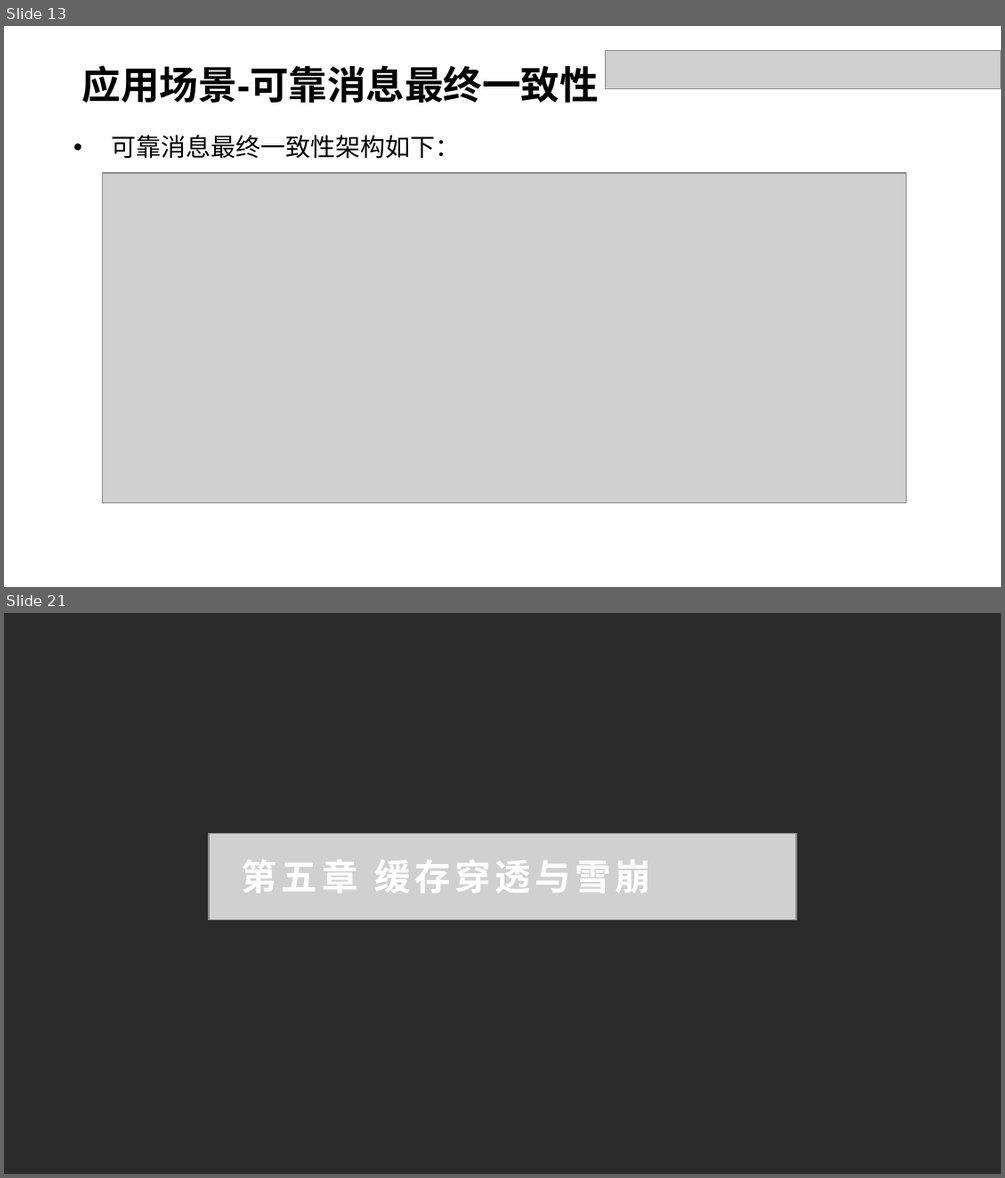
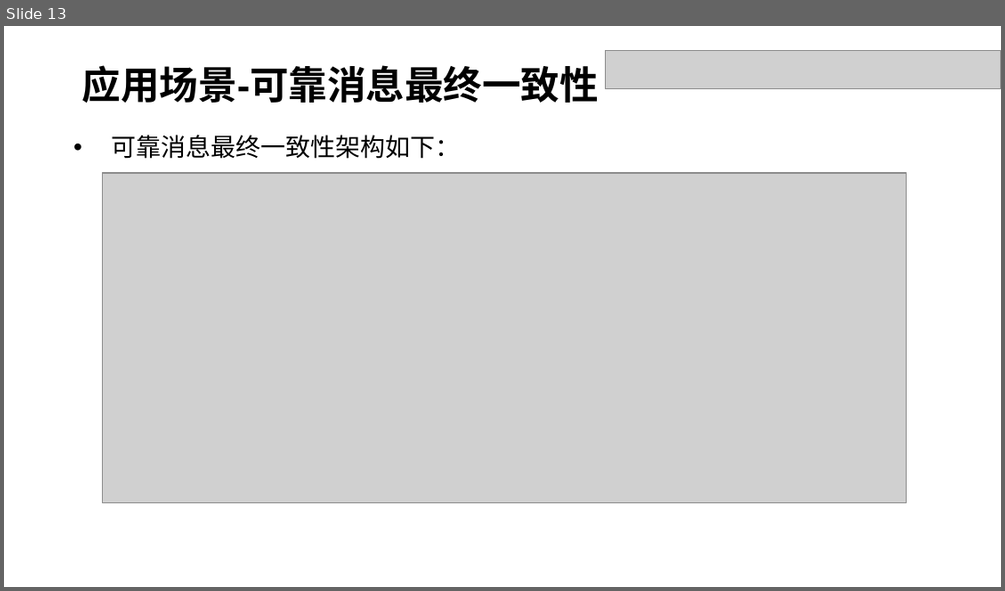
Before and after one commit to dxh122685692/doc, a slide deck: 分享.pptx. Shown one above the other, each under a label of ours: slides 13 and 21 before the commit, slide 13 after it; the slides between them are not shown. The pictures are 1005x1178 and 1005x591 pixels, drawn with LibreOffice and Linux fonts; fonts in the diff are those of the drawing; grey boxes stand for pictures; background and template pictures are left out; a plain dark background stands for a picture behind light text. Boxes give left, top, right and bottom in pixels: in the first picture for what was removed or moved away, otherwise in the second. Text is boxed around its words. In the diff, an @@ line names an element or a change of style, - is before the commit and + after.

```diff
--- a/分享.pptx
+++ b/分享.pptx
@@ slide 21 removed at (4, 613, 1001, 1174), background picture (left out) @@
@@ picture removed at (209, 834, 795, 920) @@
@@ text removed at (242, 860, 651, 892) @@
-第五章 缓存穿透与雪崩
```
Also in this commit, not shown: 4 slides changed, 4 slides added, 5 other slides removed.
